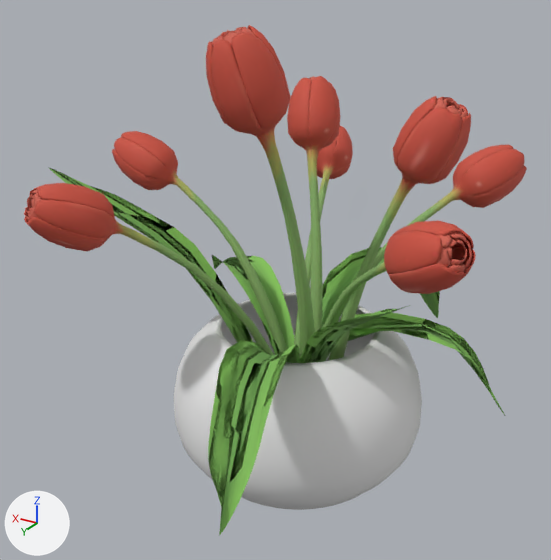
A saved change to the OBJ model 3DModels/blendswap-cc-by/blendswap-cc-by/tulip/tulip.obj.
Before and after are seen from a camera (50 mm lens) standing at (-27.4, 53.7, 44.2) and looking at (3.6, 2.1, 18.3). Lighting does not change. The marker at lower left points along +X, +Y and +Z. The first picture is the older version. Where no turn or scale is listed for an object, it has been applied to the vertices. Vertices at exactly the same position are counted once.

Objects in the first picture: 'Circle.000_Circle.003', 'Circle.001_Circle.003', 'Circle.004_Circle.002', 'Circle.005_Circle.002', 'Circle.006_Circle.004', 'Circle.007_Circle.004', 'Circle.008_Circle.004', 'Circle_Circle.001', 'Plane.009_Plane.006', 'Plane.010_Plane.003', 'Plane.011_Plane.007', 'Plane.012_Plane.002' and 3 more.
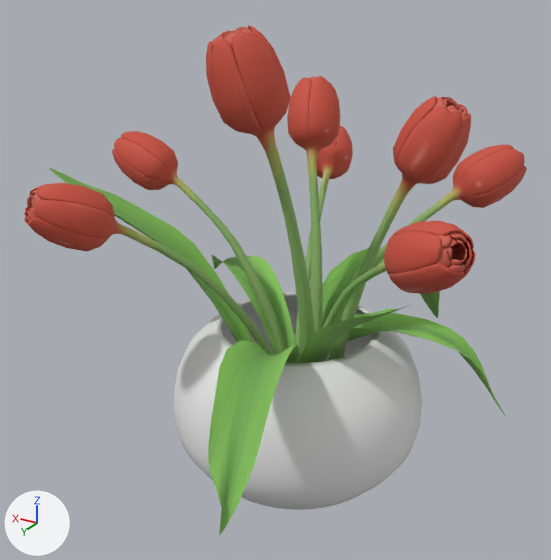
Location of each change, (x1, y1, x2, y2) in pixels of the pictures (551 x 560 px):
part 1 of me_plane_009_plane_006, deleted
    before: (348, 317, 504, 414)
part 2 of me_plane_011_plane_007, deleted (green)
    before: (208, 340, 300, 523)
part 3 of me_plane_012_plane_002, deleted
    before: (50, 168, 251, 342)

Diff of the bpy script that builds the scene:
```diff
--- a/3DModels/blendswap-cc-by/blendswap-cc-by/tulip/tulip.obj.py
+++ b/3DModels/blendswap-cc-by/blendswap-cc-by/tulip/tulip.obj.py
@@ me_plane_009_plane_006 @@
 # used by ob_plane_009_plane_006; location = (0.0, 0.0, 0.0)
-me_plane_009_plane_006.from_pydata(...)  # 211 vertices, 217 faces; spans x -15.3..3.8, y -6.6..0.7, z 1.9..15.2
+me_plane_009_plane_006.from_pydata(...)  # 195 vertices, 168 faces; spans x -15.3..3.8, y -6.6..0.7, z 1.9..15.2
+# me_plane_009_plane_006 part 1
+# 16 vertices are removed from x -13.9..1.1, y -6.2..0.5, z 8.7..15.0
+# 49 faces are deleted
 me_plane_009_plane_006.materials.append(mat_leaf)
@@ me_plane_011_plane_007 @@
 # used by ob_plane_011_plane_007; location = (0.0, 0.0, 0.0)
-me_plane_011_plane_007.from_pydata(...)  # 216 vertices, 224 faces; spans x -5.1..2.8, y 0.0..23.3, z -0.1..17.5
+me_plane_011_plane_007.from_pydata(...)  # 195 vertices, 168 faces; spans x -5.1..2.8, y 0.0..23.3, z -0.1..17.5
+# me_plane_011_plane_007 part 2
+# 21 vertices are removed from x -3.6..2.6, y 1.8..19.9, z 5.8..17.0
+# 56 faces are deleted
 me_plane_011_plane_007.materials.append(mat_leaf)
@@ me_plane_012_plane_002 @@
 # used by ob_plane_012_plane_002; location = (0.0, 0.0, 0.0)
-me_plane_012_plane_002.from_pydata(...)  # 212 vertices, 223 faces; spans x 2.8..21.0, y 0.7..10.1, z -0.1..27.6
+me_plane_012_plane_002.from_pydata(...)  # 195 vertices, 168 faces; spans x 2.8..21.0, y 0.7..10.1, z -0.1..27.6
+# me_plane_012_plane_002 part 3
+# 17 vertices are removed from x 4.1..18.4, y 1.4..8.2, z 4.2..25.5
+# 55 faces are deleted
 me_plane_012_plane_002.materials.append(mat_leaf)
```
